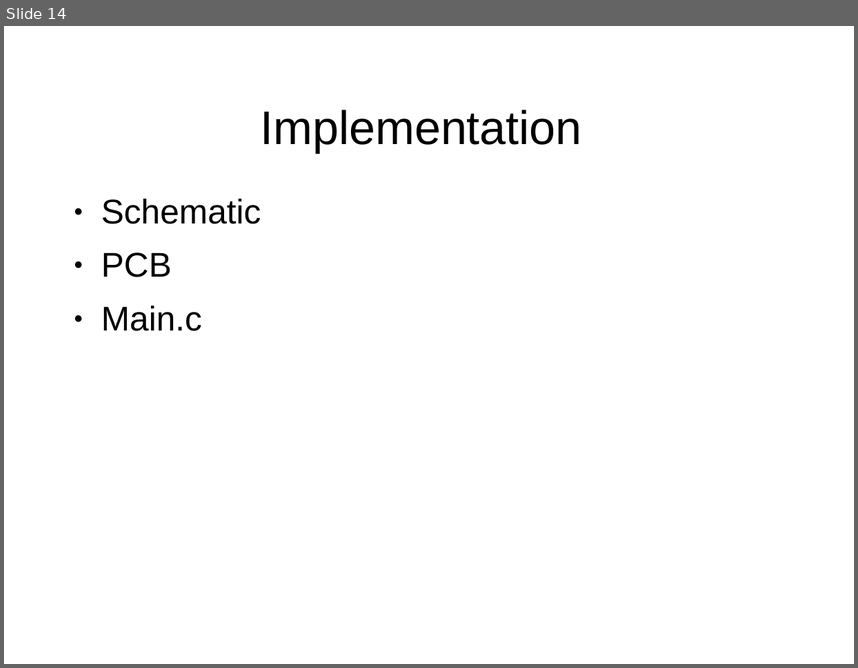
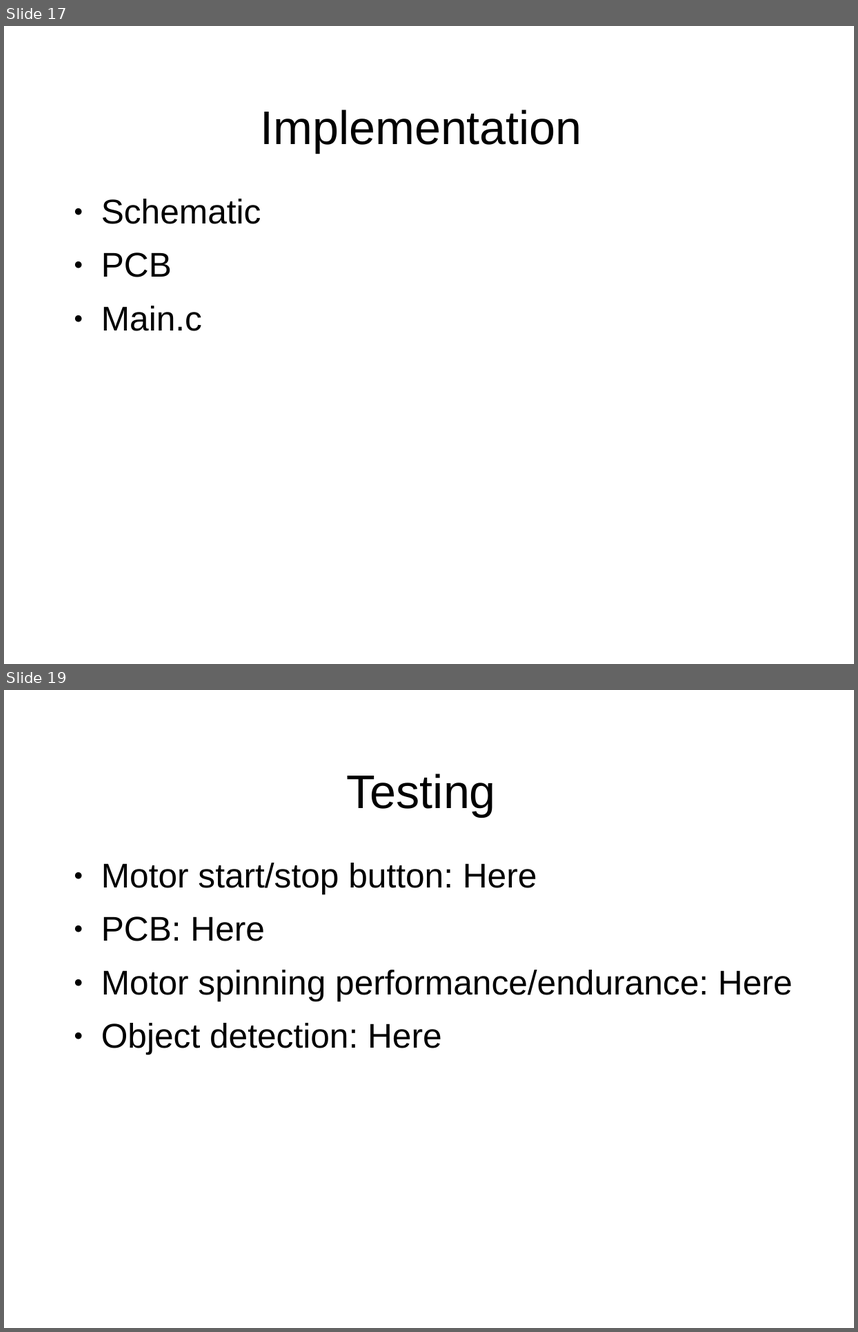
Before and after one commit to RC360Detector/RC360Detector, a slide deck: T08 - Presentation.ppt. Shown one above the other, each under a label of ours: slide 14 before the commit, slides 17 and 19 after it; the slides between them are not shown. The pictures are 858x668 and 858x1332 pixels, drawn with LibreOffice and Linux fonts; fonts in the diff are those of the drawing; background and template pictures are left out. Boxes give left, top, right and bottom in pixels: in the first picture for what was removed or moved away, otherwise in the second. Text is boxed around its words. In the diff, an @@ line names an element or a change of style, - is before the commit and + after.

```diff
--- a/T08 - Presentation.ppt
+++ b/T08 - Presentation.ppt
@@ slide 19 added at [4,690,854,1328], background picture (left out) @@
@@ title added at [347,773,496,817], 44 pt, text #000000 @@
+Testing
@@ text added at [101,862,793,1054], 32 pt, text #000000 @@
+● Motor start/stop button: Here
+● PCB: Here
+● Motor spinning performance/endurance: Here
+● Object detection: Here
@@ what was slide 14 is now slide 17 @@
```
Also in this commit, not shown: 9 slides changed, 5 other slides added, 3 slides removed.
